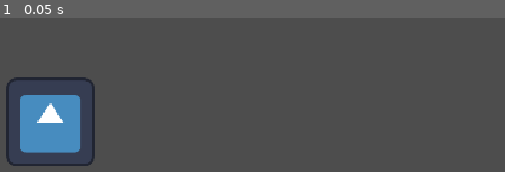
Above: before the commit, frame 1.
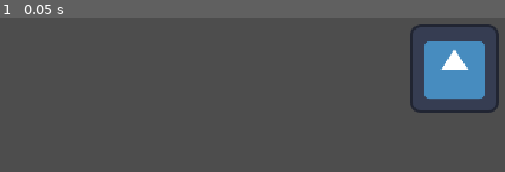
Above: after the commit, the same moment.

Repository: panorb/ludum-dare-60
Game: Godot game, scene res://world.tscn
Two runs of this game, one before a commit and one after it. Both use one fixed random seed, a clock stepped at 60 frames per second and the inputs below. The engine's default icon, where the game draws it, is replaced by a stand-in: a white triangle on a blue panel in a dark square.
Inputs:
- Up to frame 1 (0.05 s): no input

The runs differ from the first frame. In frame 1, 12% of the frame differs, in the area x 1-99%, y 3-97%.

Commit message:
initial pinball playingfield + ball + flipper (crude version)

Diff:
--- /dev/null
+++ b/godot/ball.tscn
@@ -0,0 +1,19 @@
+[gd_scene format=3 uid="uid://cvxwk8nmkb0rn"]
+
+[ext_resource type="Texture2D" uid="uid://biyu0bcpw1ns4" path="res://icon.svg" id="1_x8fbi"]
+
+[sub_resource type="CircleShape2D" id="CircleShape2D_eckxu"]
+radius = 8.0
+
+[node name="Ball" type="RigidBody2D" unique_id=1044726390]
+collision_layer = 512
+collision_mask = 512
+
+[node name="CollisionShape2D" type="CollisionShape2D" parent="." unique_id=1381241290]
+rotation = 3.1415927
+shape = SubResource("CircleShape2D_eckxu")
+
+[node name="Sprite2D" type="Sprite2D" parent="." unique_id=1477525361]
+visible = false
+scale = Vector2(0.1796875, 0.1796875)
+texture = ExtResource("1_x8fbi")
--- /dev/null
+++ b/godot/flipper.gd
@@ -0,0 +1,39 @@
+extends Node2D
+
+@export var maximum := 1.0
+
+@onready var flipper = $Flipper
+
+var target_rot := 0.0
+const UP_SPEED := 15.0
+const DOWN_SPEED := -5.0
+
+var pressed := false
+
+var sim_speed_factor := 1.0
+func set_sim_speed(factor: float) -> void:
+	sim_speed_factor = factor
+
+func press() -> void:
+	pressed = true
+func release() -> void:
+	pressed = false
+
+func _init():
+	pass
+
+func _physics_process(_delta: float) -> void:
+	if pressed:
+		target_rot = maximum
+	else:
+		target_rot = 0.0
+	if maximum > 0:
+		if target_rot < flipper.rotation:
+			flipper.rotation = max(0, flipper.rotation+DOWN_SPEED*_delta*sim_speed_factor)
+		if target_rot > flipper.rotation:
+			flipper.rotation = min(target_rot, flipper.rotation+UP_SPEED*_delta*sim_speed_factor)
+	else:
+		if target_rot < flipper.rotation:
+			flipper.rotation = max(target_rot, flipper.rotation-UP_SPEED*_delta*sim_speed_factor)
+		if target_rot > flipper.rotation:
+			flipper.rotation = min(0, flipper.rotation-DOWN_SPEED*_delta*sim_speed_factor)
--- /dev/null
+++ b/godot/flipper.tscn
@@ -0,0 +1,23 @@
+[gd_scene format=3 uid="uid://mcnthxnjw2ba"]
+
+[ext_resource type="Script" uid="uid://bm2mndo4ok3mc" path="res://flipper.gd" id="1_qmqmj"]
+
+[sub_resource type="CircleShape2D" id="CircleShape2D_g7q6k"]
+radius = 23.021729
+
+[sub_resource type="CircleShape2D" id="CircleShape2D_qmqmj"]
+
+[node name="Flipper" type="Node2D" unique_id=279437291]
+script = ExtResource("1_qmqmj")
+
+[node name="Flipper" type="CharacterBody2D" parent="." unique_id=1685488620]
+
+[node name="CollisionPolygon2D" type="CollisionPolygon2D" parent="Flipper" unique_id=522642593]
+polygon = PackedVector2Array(-4, -23, -91, -10, -91, 9, 0, 23, 1, -1)
+
+[node name="CollisionShape2D" type="CollisionShape2D" parent="Flipper" unique_id=53643525]
+shape = SubResource("CircleShape2D_g7q6k")
+
+[node name="CollisionShape2D2" type="CollisionShape2D" parent="Flipper" unique_id=501003338]
+position = Vector2(-91, 0)
+shape = SubResource("CircleShape2D_qmqmj")
--- /dev/null
+++ b/godot/game.gd
@@ -0,0 +1,15 @@
+extends Node
+
+@onready var playfield = $PinballPlayfield
+
+func _unhandled_input(event: InputEvent) -> void:
+	if event.is_action_pressed("ui_up"):
+		playfield.start()
+	if event.is_action_pressed("ui_left"):
+		playfield.flip_left_press()
+	if event.is_action_released("ui_left"):
+		playfield.flip_left_release()
+	if event.is_action_pressed("ui_right"):
+		playfield.flip_right_press()
+	if event.is_action_released("ui_right"):
+		playfield.flip_right_release()
--- /dev/null
+++ b/godot/game.tscn
@@ -0,0 +1,9 @@
+[gd_scene format=3 uid="uid://fkfmv77kd7cv"]
+
+[ext_resource type="PackedScene" uid="uid://ba4u6apn3j0ke" path="res://pinball_playfield.tscn" id="1_80nbo"]
+[ext_resource type="Script" uid="uid://dpba7ivxpmek3" path="res://game.gd" id="1_e2o6t"]
+
+[node name="Game" type="Node" unique_id=1436896192]
+script = ExtResource("1_e2o6t")
+
+[node name="PinballPlayfield" parent="." unique_id=1837038421 instance=ExtResource("1_80nbo")]
--- /dev/null
+++ b/godot/pinball_playfield.gd
@@ -0,0 +1,41 @@
+extends Node2D
+
+signal game_over(highscore: int)
+signal score_changed(score: int)
+
+@onready var flipper_right := $FlipperRight
+@onready var flipper_left := $FlipperLeft
+
+const BALL_SCENE = preload("res://ball.tscn")
+
+var sim_speed_factor := 1.0
+func set_sim_speed(factor: float) -> void:
+	sim_speed_factor = factor
+	flipper_right.set_sim_speed(factor)
+	flipper_left.set_sim_speed(factor)
+
+var running := false
+
+func initialize_field() -> void:
+	pass
+
+func start() -> void:
+	if running:
+		return
+	running = true
+	plunge_ball()
+
+func plunge_ball() -> void:
+	var ball = BALL_SCENE.instantiate()
+	add_child(ball)
+	ball.global_position = Vector2(345, 590)
+	ball.linear_velocity = Vector2(0, -1500)
+
+func flip_left_press() -> void:
+	flipper_left.press()
+func flip_left_release() -> void:
+	flipper_left.release()
+func flip_right_press() -> void:
+	flipper_right.press()
+func flip_right_release() -> void:
+	flipper_right.release()
--- /dev/null
+++ b/godot/pinball_playfield.tscn
@@ -0,0 +1,30 @@
+[gd_scene format=3 uid="uid://ba4u6apn3j0ke"]
+
+[ext_resource type="Script" uid="uid://bmixhhgd11c4j" path="res://pinball_playfield.gd" id="1_4rj3h"]
+[ext_resource type="PackedScene" uid="uid://mcnthxnjw2ba" path="res://flipper.tscn" id="2_sj7qs"]
+
+[node name="PinballPlayfield" type="Node2D" unique_id=1837038421]
+script = ExtResource("1_4rj3h")
+
+[node name="StaticBody2D" type="StaticBody2D" parent="." unique_id=1889091335]
+collision_layer = 513
+collision_mask = 513
+
+[node name="CollisionPolygon2D" type="CollisionPolygon2D" parent="StaticBody2D" unique_id=2019186984]
+polygon = PackedVector2Array(362, 608, 356, 143, 420, 149, 426, 682, 17, 675, 17, 139, 39, 136, 43, 580, 143, 639, 215, 638, 318, 579, 315, 143, 325, 144, 330, 607)
+one_way_collision_direction = Vector2(0, -1)
+
+[node name="CollisionPolygon2D2" type="CollisionPolygon2D" parent="StaticBody2D" unique_id=67524889]
+polygon = PackedVector2Array(363, 197, 355, 146, 349, 102, 332, 71, 307, 44, 269, 29, 221, 22, 186, 22, 154, 26, 124, 35, 91, 47, 69, 66, 55, 82, 40, 108, 40, 146, 13, 149, 15, 8, 397, 12, 408, 148, 404, 171, 388, 187, 395, 208)
+one_way_collision_direction = Vector2(0, -1)
+
+[node name="FlipperRight" parent="." unique_id=1685017784 instance=ExtResource("2_sj7qs")]
+position = Vector2(245.99997, 560)
+rotation = -0.49741885
+scale = Vector2(0.5, 0.5)
+
+[node name="FlipperLeft" parent="." unique_id=527346712 instance=ExtResource("2_sj7qs")]
+position = Vector2(124.99997, 560.00006)
+rotation = 0.49741885
+scale = Vector2(-0.5, -0.5)
+maximum = -1.0
--- a/godot/project.godot
+++ b/godot/project.godot
@@ -20,6 +20,10 @@
 window/stretch/mode="canvas_items"
 window/stretch/aspect="expand"
 
+[layer_names]
+
+2d_physics/layer_10="pinball"
+
 [physics]
 
 3d/physics_engine="Jolt Physics"
--- a/godot/world.tscn
+++ b/godot/world.tscn
@@ -2,10 +2,13 @@
 
 [ext_resource type="Script" uid="uid://bwn4gpbmkmriy" path="res://world.gd" id="1_f3sb7"]
 [ext_resource type="Texture2D" uid="uid://biyu0bcpw1ns4" path="res://icon.svg" id="2_fj7yv"]
+[ext_resource type="PackedScene" uid="uid://fkfmv77kd7cv" path="res://game.tscn" id="3_tlwt5"]
 
 [node name="World" type="Node2D" unique_id=1524759879]
 script = ExtResource("1_f3sb7")
 
 [node name="Icon" type="Sprite2D" parent="." unique_id=50713382]
-position = Vector2(313, 189)
+position = Vector2(895, 112)
 texture = ExtResource("2_fj7yv")
+
+[node name="Game" parent="." unique_id=1436896192 instance=ExtResource("3_tlwt5")]
Not shown, added: godot/flipper.gd.uid
Not shown, added: godot/game.gd.uid
Not shown, added: godot/pinball_playfield.gd.uid
